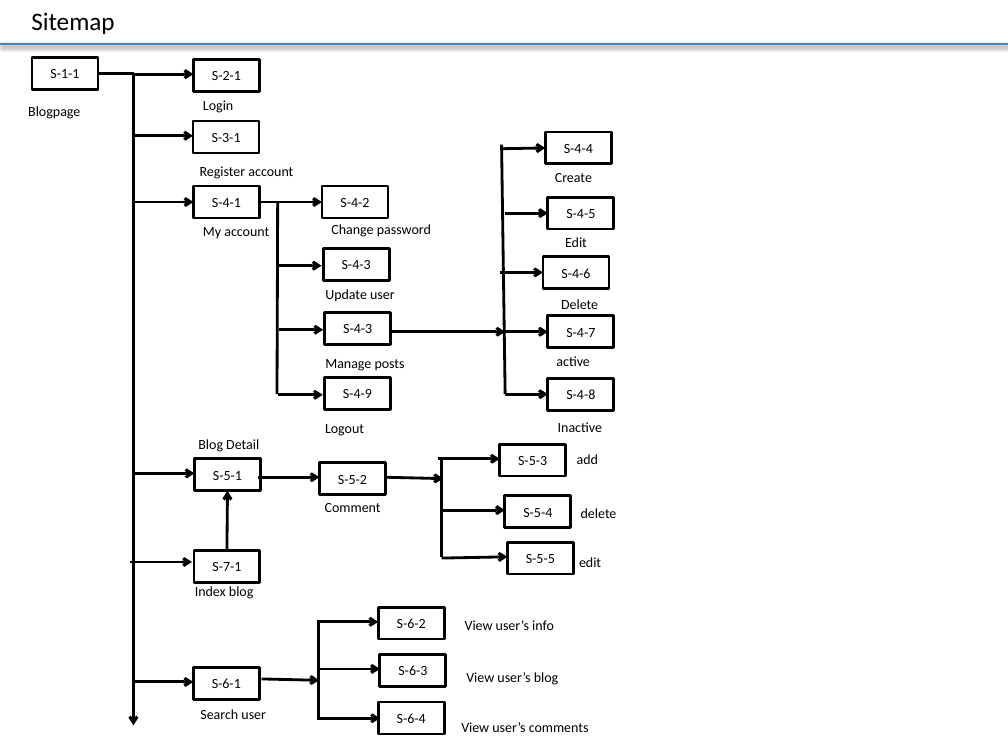
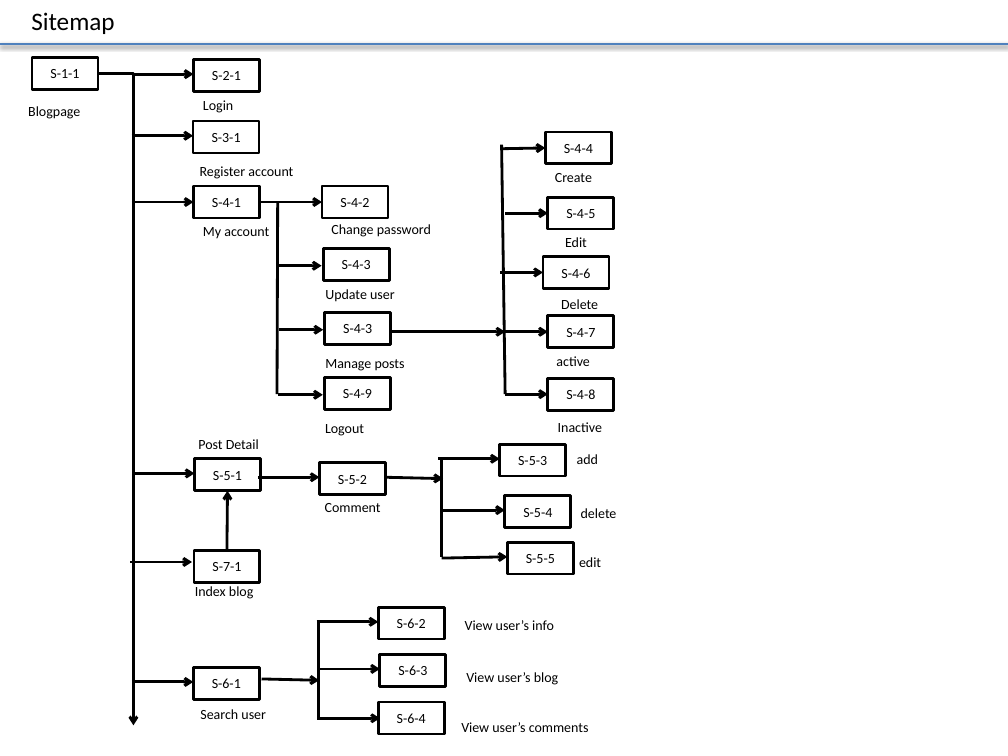
Before and after one commit to Mulodo-PHP-Training/miniblog-lam.vy, a slide deck: slide 2 of doc/frontend/wireframe/TRN-MiniBlog_WireframeDesign_LAMVY.pptx. Drawn at 1008x756 pixels with LibreOffice and Linux fonts; fonts in the diff are those of the drawing. Boxes give left, top, right and bottom in pixels: in the first picture for what was removed or moved away, otherwise in the second. Text is boxed around its words. In the diff, an @@ line names an element or a change of style, - is before the commit and + after.

```diff
--- a/doc/frontend/wireframe/TRN-MiniBlog_WireframeDesign_LAMVY.pptx
+++ b/doc/frontend/wireframe/TRN-MiniBlog_WireframeDesign_LAMVY.pptx
@@ text at (x1=198, y1=439, x2=259, y2=449): text changed @@
-Blog Detail
+Post Detail
```
Also in this commit, not shown: 2 slides added.
